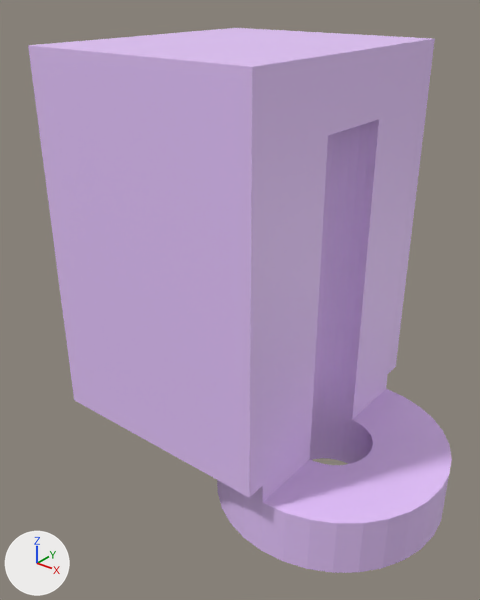
An edit to the glTF model docs/models/setscrew_demo.glb, drawn before and after from the same camera.
One viewpoint serves both versions: a camera (50 mm lens) standing at (13.8, -31.9, 11.6) and looking at (-4.7, -8.8, -2.7). The axes (+X, +Y, +Z) are drawn at lower left. The lights are the same throughout. The picture after the commit comes second. Where no turn or scale is listed for an object, it has been applied to the vertices.

In view in the first picture: 'setscrew_cutaway'.
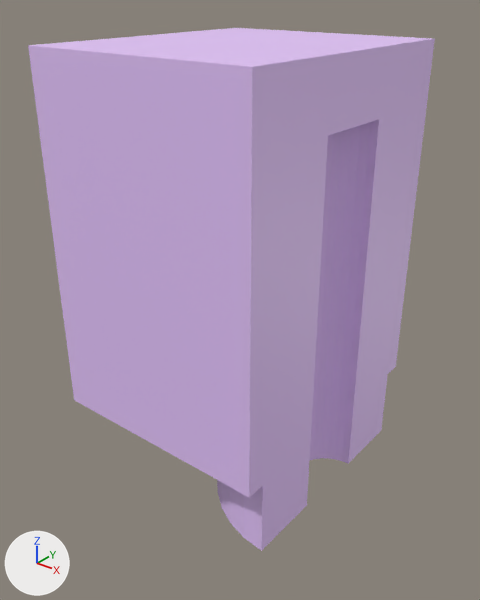
The change, as a diff of the scene's bpy script:
```diff
--- a/docs/models/setscrew_demo.glb.py
+++ b/docs/models/setscrew_demo.glb.py
@@ me_setscrew_cutaway @@
 # used by ob_setscrew_cutaway; location = (0.0, 0.0, 0.0)
-me_setscrew_cutaway.from_pydata(...)  # 140 vertices, 280 faces; spans x -12.0..6.0, y -14.0..0.0, z -13.0..9.0
+me_setscrew_cutaway.from_pydata(...)  # 76 vertices, 148 faces; spans x -12.0..0.0, y -14.0..0.0, z -13.0..9.0
+# me_setscrew_cutaway part 1
+# 64 vertices are removed from x 0.0..6.0, y -13.0..-1.0, z -13.0..-10.0
+# 141 faces are deleted
+# 9 new faces join them
 me_setscrew_cutaway.materials.append(mat_defaultmaterial)
```

Where the change shows, as pixel boxes [x1, y1, x2, y2] in the pictures (480 x 600 px):
'setscrew_cutaway', reshaped: before [28, 28, 452, 573]; after [28, 28, 435, 551]
part 1 of me_setscrew_cutaway, cut back: before [249, 67, 452, 573]; after [249, 67, 388, 551]
